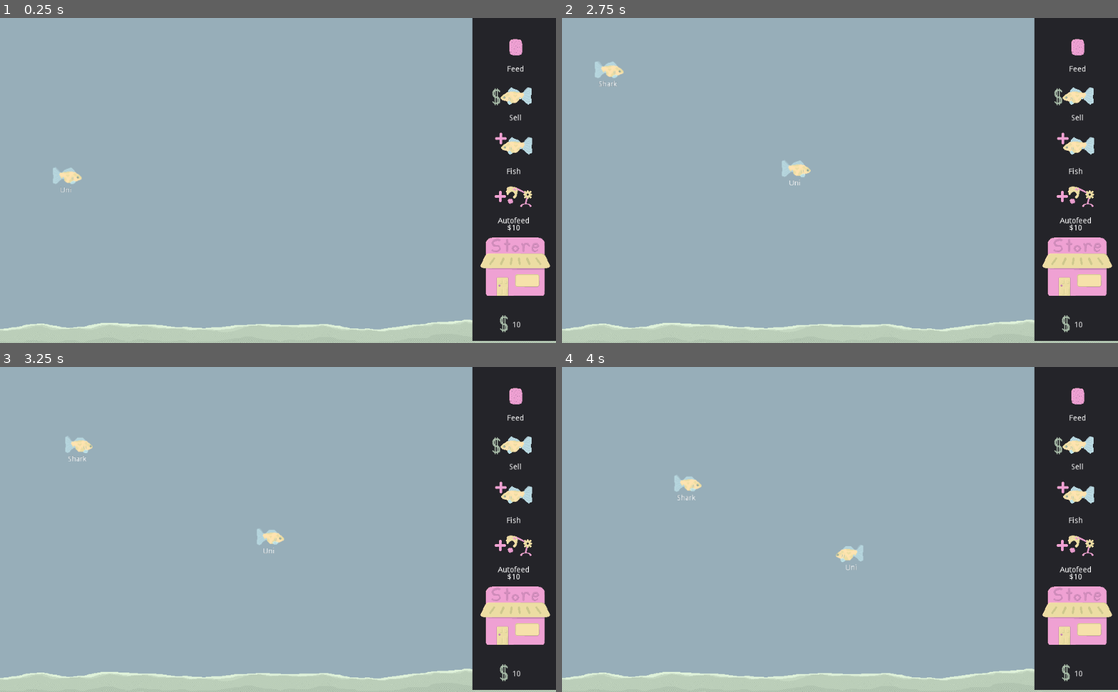
Above: before the commit, frames 1-4 (two rows, left to right).
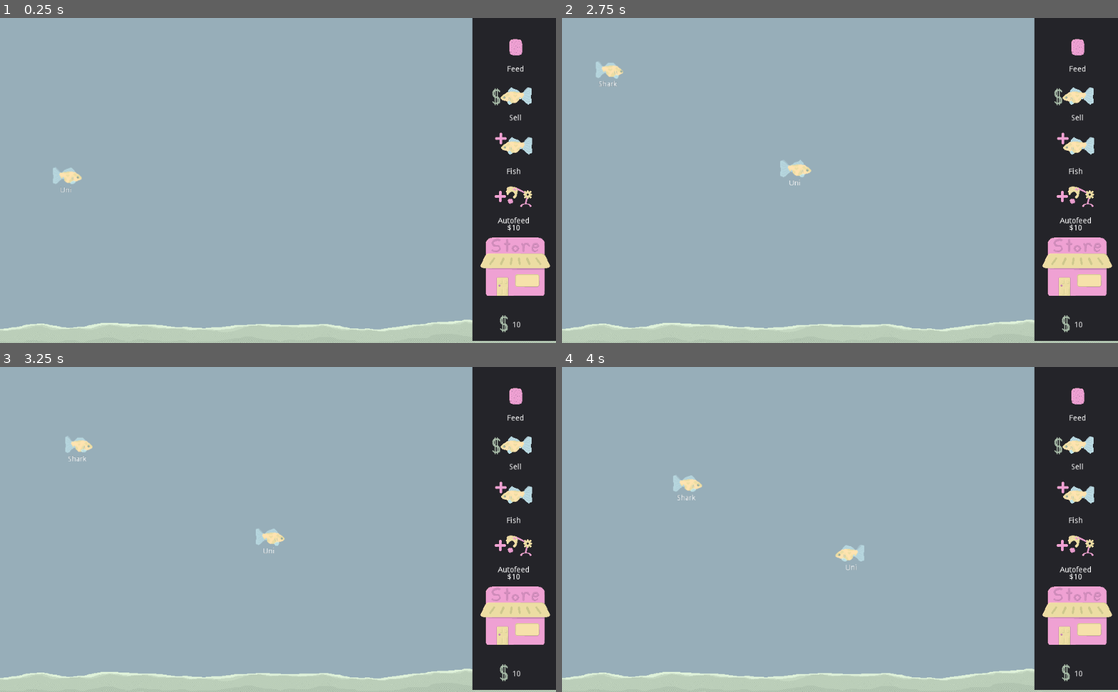
Above: after the commit, the same moments.

Repository: Struckdown/oohgamejam2020
Game: Godot game, scene res://Scenes/World.tscn
The game is run twice, just before and just after one commit, with the same random seed, the same clock (stepped at 60 frames per second) and the same inputs.
Inputs:
- Up to frame 1 (0.25 s): no input
- Up to frame 2 (2.75 s): click "Feed" at 0.5 s; click "Sell" at 1.25 s; click "Fish" at 2 s
- Up to frame 3 (3.25 s): click "Autofeed" at 2.75 s
- Up to frame 4 (4 s): click "Feed" at 3.5 s

Frame 1 is identical in both runs. In frame 2, less than 0.1% of the frame differs, in the area x 5-45%, y 13-49%; in frame 3, less than 0.1%; in frame 4, less than 0.1%.

Commit message:
Updated fish swim speed anim

Diff:
--- a/src/Scenes/Fish.tscn
+++ b/src/Scenes/Fish.tscn
@@ -87,12 +87,12 @@
 "frames": [ SubResource( 1 ), SubResource( 2 ), SubResource( 3 ), SubResource( 4 ), SubResource( 5 ), SubResource( 6 ), SubResource( 7 ) ],
 "loop": true,
 "name": "swim",
-"speed": 5.0
+"speed": 8.0
 }, {
 "frames": [ SubResource( 11 ), SubResource( 12 ), SubResource( 13 ), SubResource( 14 ), SubResource( 15 ), SubResource( 16 ), SubResource( 17 ), SubResource( 18 ) ],
 "loop": true,
 "name": "swim_uni",
-"speed": 5.0
+"speed": 8.0
 } ]
 
 [sub_resource type="CircleShape2D" id=9]
